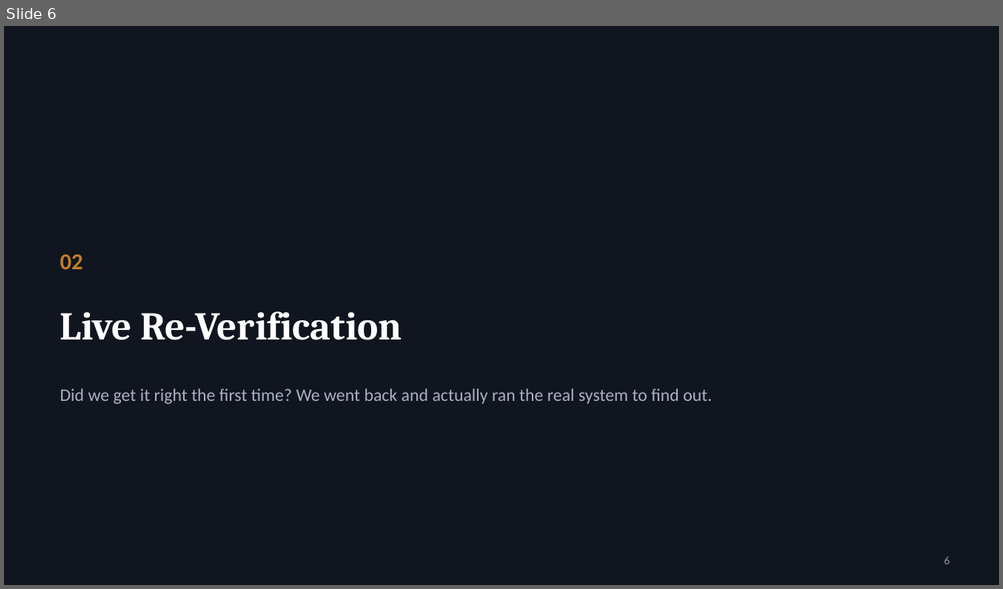
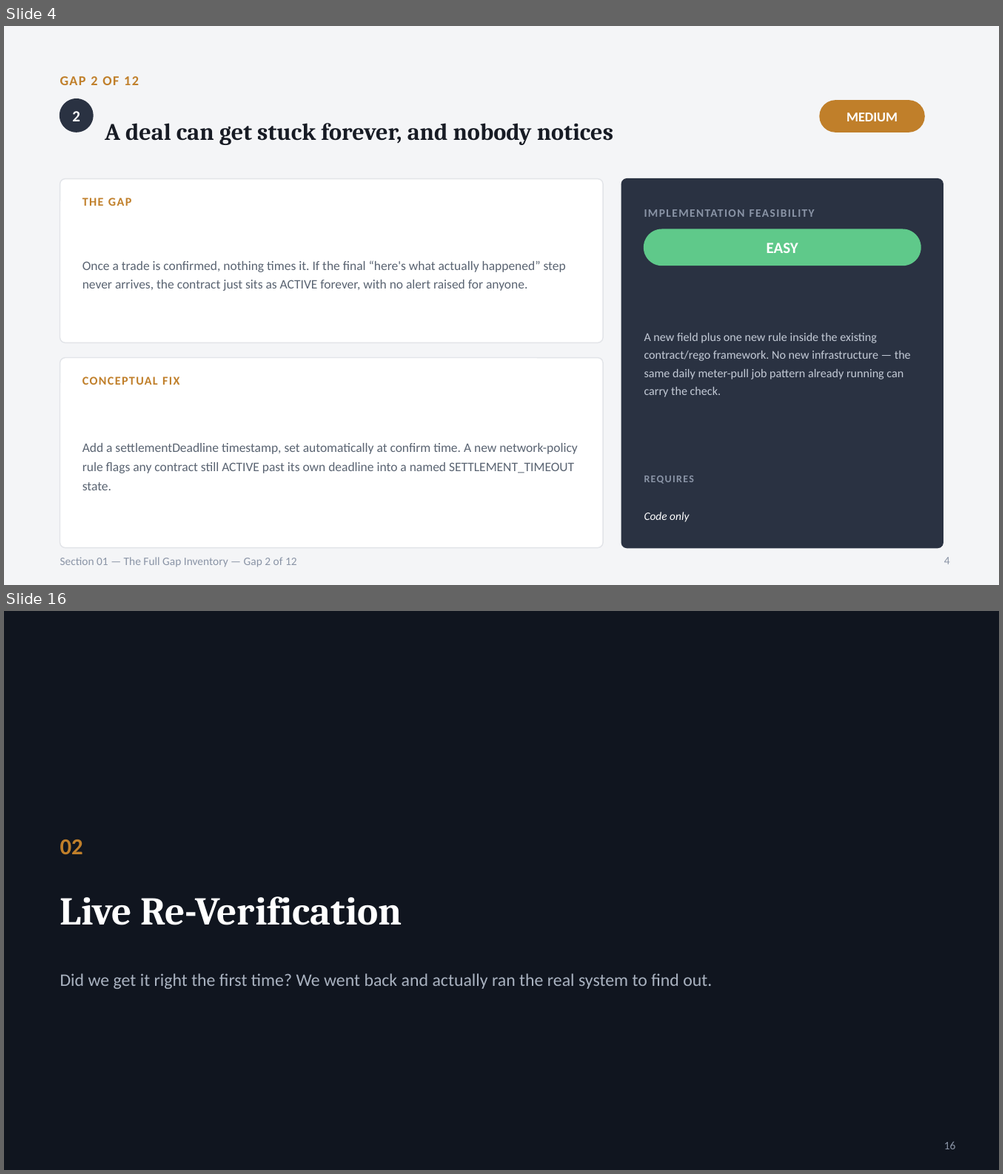
Before and after one commit to Sanjay-dev22/personal-deg, a slide deck: p2p-energy-trading-review/P2P-Energy-Trading-Software-Gaps.pptx. Shown one above the other, each under a label of ours: slide 6 before the commit, slides 4 and 16 after it; the slides between them are not shown. The pictures are 1003x589 and 1003x1174 pixels, drawn with LibreOffice and Linux fonts; fonts in the diff are those of the drawing. Boxes give left, top, right and bottom in pixels: in the first picture for what was removed or moved away, otherwise in the second. Text is boxed around its words. In the diff, an @@ line names an element or a change of style, - is before the commit and + after.

```diff
--- a/p2p-energy-trading-review/P2P-Energy-Trading-Software-Gaps.pptx
+++ b/p2p-energy-trading-review/P2P-Energy-Trading-Software-Gaps.pptx
@@ slide 4 added at [4,26,999,585], background #F4F5F7 @@
@@ text added at [60,76,139,85], 13 pt, text #C07F2A, bold @@
+GAP 2 OF 12
@@ ellipse added at [60,99,93,132], fill #2A3242, outline #2A3242 1 pt @@
@@ text added at [72,111,80,121], 15 pt, text #FFFFFF, bold @@
+2
@@ rounded rectangle added at [819,101,924,132], fill #C07F2A, outline #C07F2A 1 pt @@
@@ text added at [846,113,897,121], 13 pt, text #FFFFFF, bold @@
+MEDIUM
@@ text added at [105,123,613,145], 23 pt, text #171B24, bold @@
+A deal can get stuck forever, and nobody notices
@@ rounded rectangle added at [60,179,603,343], fill #FFFFFF, outline #E2E4E8 1 pt @@
@@ rounded rectangle added at [622,179,943,548], fill #2A3242, outline #2A3242 1 pt @@
@@ text added at [82,198,131,206], 11.5 pt, text #C07F2A, bold @@
+THE GAP
@@ text added at [644,210,814,217], 11 pt, text #8A94A6, bold @@
+IMPLEMENTATION FEASIBILITY
@@ rounded rectangle added at [644,230,921,266], fill #5FC98A, outline #5FC98A 1 pt @@
@@ text added at [766,243,798,253], 15 pt, text #FFFFFF, bold @@
+EASY
@@ text added at [82,261,566,291], 12.5 pt, text #5A6472 @@
+Once a trade is confirmed, nothing times it. If the final “here's what actually happened” step never arrives, the contract just sits as ACTIVE forever, with no alert raised for anyone.
@@ text added at [644,333,910,397], 11.5 pt, text #C3CAD6 @@
+A new field plus one new rule inside the existing contract/rego framework. No new infrastructure — the same daily meter-pull job pattern already running can carry the check.
@@ rounded rectangle added at [60,358,603,548], fill #FFFFFF, outline #E2E4E8 1 pt @@
@@ text added at [82,377,179,385], 11.5 pt, text #C07F2A, bold @@
+CONCEPTUAL FIX
@@ text added at [82,443,578,491], 12.5 pt, text #5A6472 @@
+Add a settlementDeadline timestamp, set automatically at confirm time. A new network-policy rule flags any contract still ACTIVE past its own deadline into a named SETTLEMENT_TIMEOUT state.
@@ text added at [644,476,694,484], 10 pt, text #8A94A6, bold @@
+REQUIRES
@@ text added at [644,512,688,523], 11 pt, text #FFFFFF, italic @@
+Code only
@@ text added at [60,557,297,568], 11 pt, text #8A94A6 @@
+Section 01 — The Full Gap Inventory — Gap 2 of 12
@@ page number added at [944,557,950,565], 11 pt, text #8A94A6 @@
+4
@@ what was slide 6 is now slide 16 @@
@@ page number at [944,1142,956,1150]: text changed @@
-6
+16
```
Also in this commit, not shown: 5 slides changed, 12 other slides added, 3 slides removed, 1 other file.
